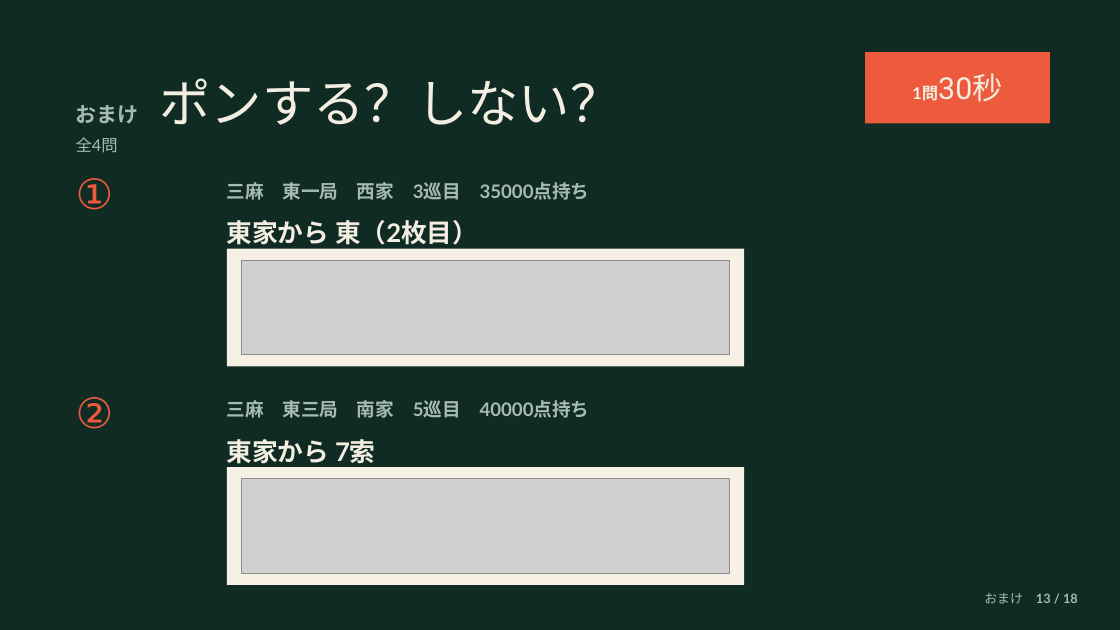
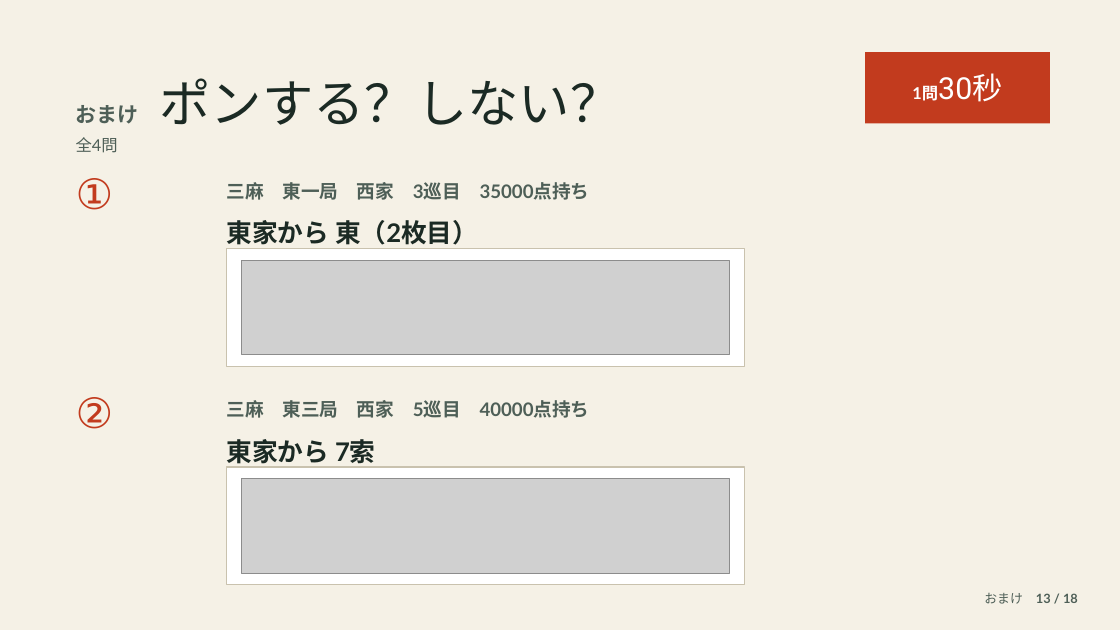
Before and after one commit to subsidy-grant/koban-roadmap, a slide deck: slide 13 of mahjong-slides/博太の麻雀再生工場2_副露編.pptx. Drawn at 1120x630 pixels with LibreOffice and Linux fonts; fonts in the diff are those of the drawing; grey boxes stand for pictures. Boxes give left, top, right and bottom in pixels: in the first picture for what was removed or moved away, otherwise in the second. Text is boxed around its words. In the diff, an @@ line names an element or a change of style, - is before the commit and + after.

```diff
--- a/mahjong-slides/博太の麻雀再生工場2_副露編.pptx
+++ b/mahjong-slides/博太の麻雀再生工場2_副露編.pptx
@@ background #0F2B23 to #F5F1E6 @@
@@ text "おまけ ポンする？しない？" at [76, 78, 622, 125]: text colour #A7BCB1 to #4E5F57 in "おまけ"; text colour #F3EEE1 to #1B2A24 in "ポンする？しない？" @@
@@ text "1問30秒" at [865, 52, 1050, 124]: text colour #F3EEE1 to #FFFFFF @@
@@ rectangle at [865, 52, 1050, 124]: fill #EE5A3C to #C23B1E @@
@@ text "①" at [76, 178, 114, 210]: text colour #EE5A3C to #C23B1E @@
@@ text "東家から 東（2枚目）" at [227, 220, 478, 249]: text colour #F3EEE1 to #1B2A24 @@
@@ rectangle at [227, 249, 744, 366]: fill #F6F1E4 to #FFFFFF; outline none to #C9C2AE 1 pt @@
@@ text "②" at [76, 397, 114, 429]: text colour #EE5A3C to #C23B1E @@
@@ text at [227, 400, 590, 418]: text changed; text colour #A7BCB1 to #4E5F57 @@
-三麻 東三局 南家 5巡目 40000点持ち
+三麻 東三局 西家 5巡目 40000点持ち
@@ text "東家から 7索" at [227, 439, 376, 467]: text colour #F3EEE1 to #1B2A24 @@
@@ rectangle at [227, 467, 744, 585]: fill #F6F1E4 to #FFFFFF; outline none to #C9C2AE 1 pt @@
@@ text colour #A7BCB1 to #4E5F57 in 3 elements at [76, 137, 118, 153], [227, 182, 590, 200], [984, 593, 1078, 604] @@
```
Also in this commit, not shown: 17 other slides changed, 3 other files.
